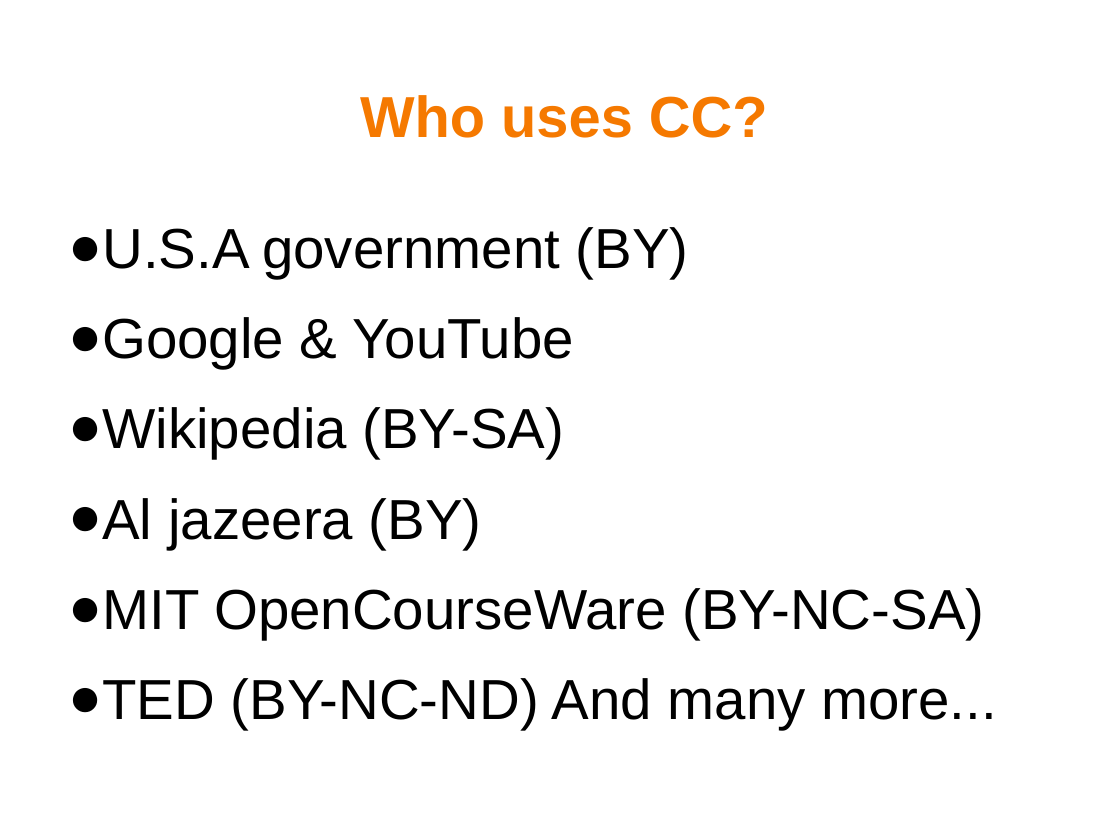
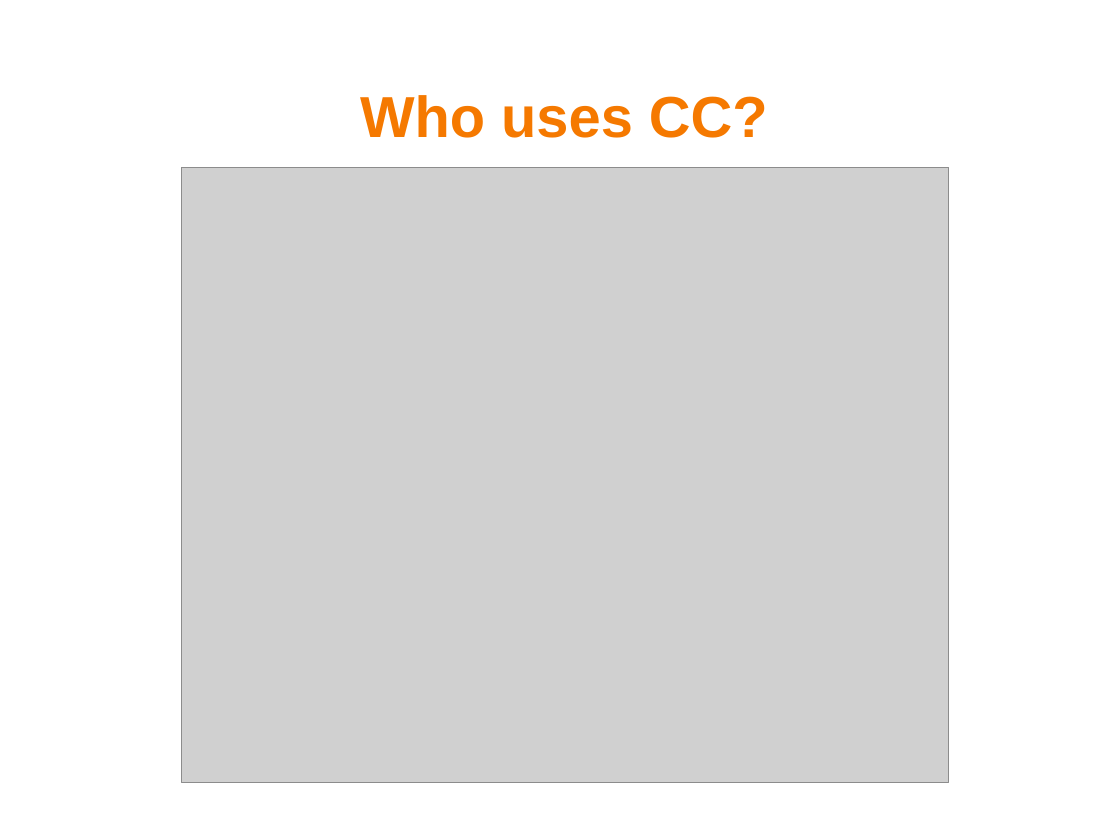
Before and after one commit to mohsend/know-creativecommons, a slide deck: slide 14 of knowCC.odp. Drawn at 1120x840 pixels with LibreOffice and Linux fonts; fonts in the diff are those of the drawing; grey boxes stand for pictures; background and template pictures are left out. Boxes give left, top, right and bottom in pixels: in the first picture for what was removed or moved away, otherwise in the second. Text is boxed around its words. In the diff, an @@ line names an element or a change of style, - is before the commit and + after.

```diff
--- a/knowCC.odp
+++ b/knowCC.odp
@@ picture added at bbox=[181, 167, 949, 782] @@
@@ text removed at bbox=[68, 227, 996, 729] @@
-● U.S.A government (BY)
-● Google & YouTube
-● Wikipedia (BY-SA)
-● Al jazeera (BY)
-● MIT OpenCourseWare (BY-NC-SA)
-● TED (BY-NC-ND) And many more...
```
Also in this commit, not shown: 2 other slides changed, 1 slide added, 1 slide removed, 1 other file.
